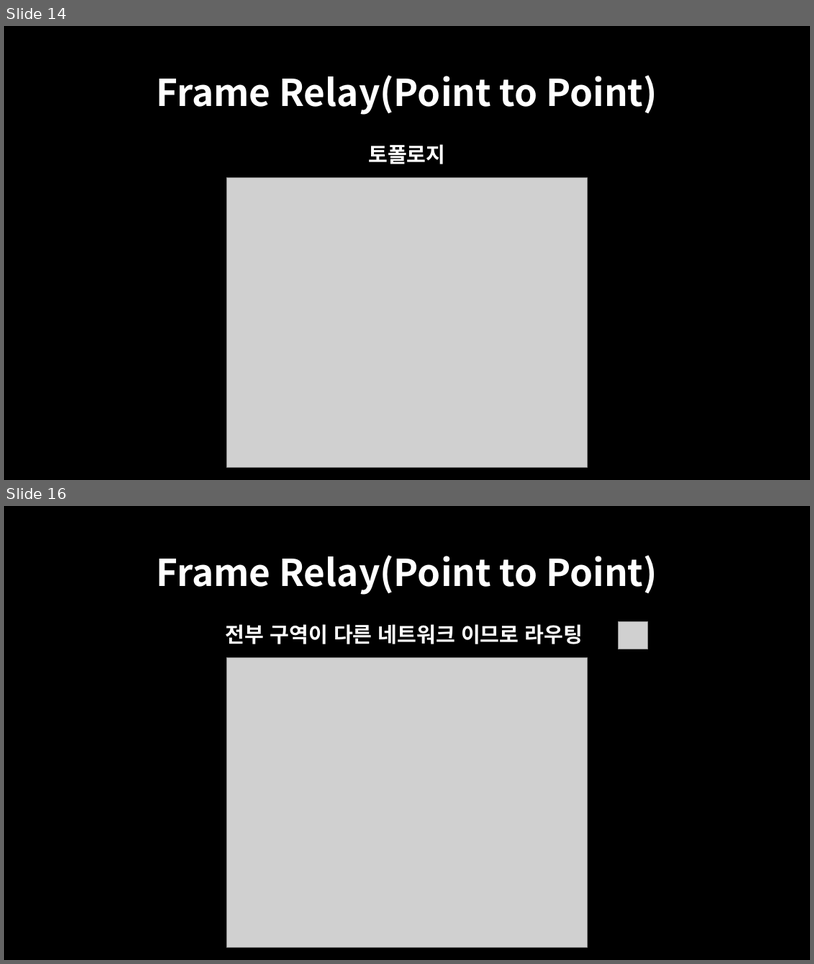
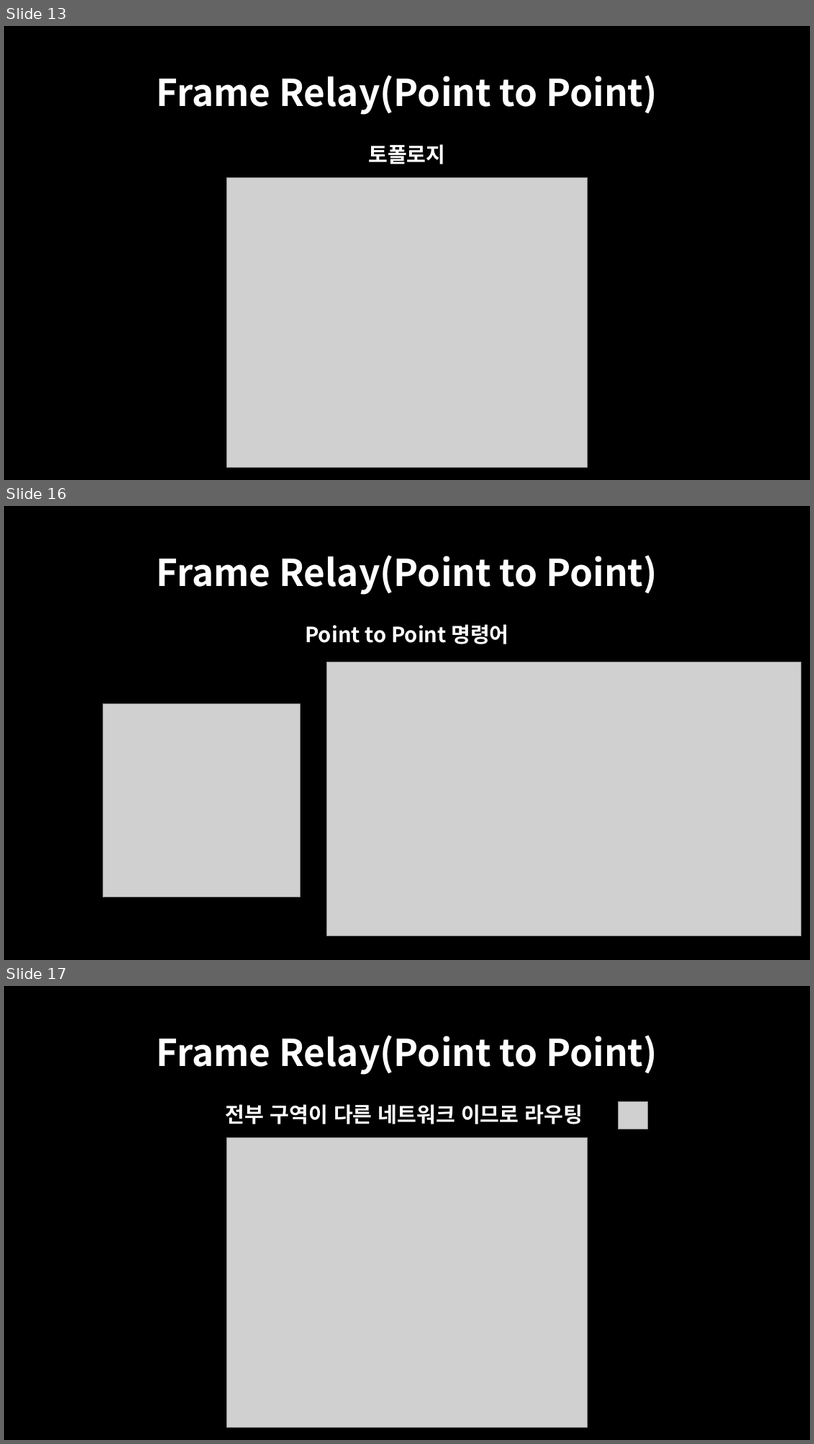
Before and after one commit to oceanwater1234/Network, a slide deck: 8. Frame-Relay/Packet Tracer - Frame-Relay.pptx. Shown one above the other, each under a label of ours: slides 14 and 16 before the commit, slides 13, 16 and 17 after it; the slides between them are not shown. The pictures are 814x964 and 814x1444 pixels, drawn with LibreOffice and Linux fonts; fonts in the diff are those of the drawing; grey boxes stand for pictures. Boxes give left, top, right and bottom in pixels: in the first picture for what was removed or moved away, otherwise in the second. Text is boxed around its words. In the diff, an @@ line names an element or a change of style, - is before the commit and + after.

Commit message:
update ppt

```diff
--- a/8. Frame-Relay/Packet Tracer - Frame-Relay.pptx
+++ b/8. Frame-Relay/Packet Tracer - Frame-Relay.pptx
@@ slide 16 added at (4, 506, 810, 960), background #000000 @@
@@ title added at (156, 555, 658, 595), 44 pt, text #FFFFFF, bold @@
+Frame Relay(Point to Point)
@@ text added at (305, 624, 509, 644), 25 pt, text #FFFFFF, bold @@
+Point to Point 명령어
@@ picture added at (327, 662, 802, 936) @@
@@ picture added at (103, 704, 300, 897) @@
@@ what was slide 14 is now slide 13 @@
@@ what was slide 16 is now slide 17 @@
```
Also in this commit, not shown: 7 slides changed, 3 other slides added, 1 slide removed, 1 other file.
